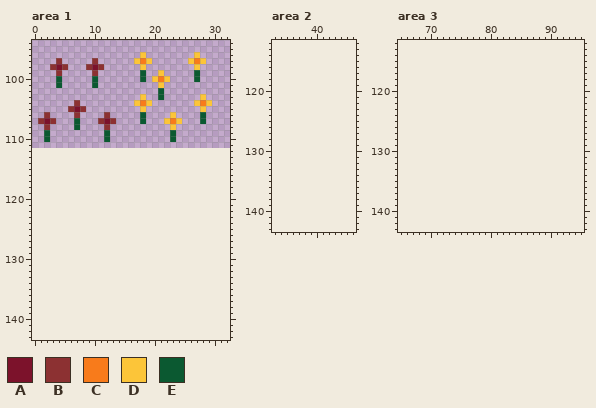
File history of a pixel-art file, world/overworld/tilemap.aseprite. Above is the file before it was changed.
112x112 pixels, 1 frame. Shown: area 1: x 0..32, y 94..143; area 2: x 33..46, y 112..143; area 3: x 65..95, y 112..143. The old version is drawn lined up with the new one, on the new canvas. The commit also changed other parts of the picture, which this record leaves out.
Palette (. is transparent): A #7c122b  B #8c3132  C #f87b1b  D #fcc539  E #0b5931
Pixels before, area 1, first column x 1:
 96 .................D........D..
 97 ...B.....B......DCD......DCD.
 98 ..BAB...BAB......D........D..
 99 ...B.....B.......E..D.....E..
100 ...E.....E.......E.DCD....E..
101 ...E.....E..........D........
102 ....................E........
103 .................D..E......D.
104 ......B.........DCD.......DCD
105 .....BAB.........D.........D.
106 .B....B....B.....E....D....E.
107 BAB...E...BAB....E...DCD...E.
108 .B....E....B..........D......
109 .E.........E..........E......
110 .E.........E..........E......
The result:
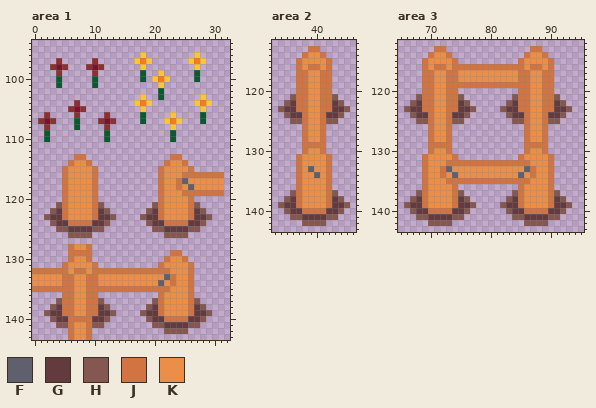
Colours new in this view: F #5f5f6e  G #633b3f  H #845750  J #d17441  K #eb8f48
What changed:
canvas 112x112 -> 128x144
Changed rows in their new state; - is an unchanged pixel.
Area 1:
first column x 0:
113 -------JJ--------------JJ-------
114 ------JKKJ------------JKKJ------
115 -----JKKKKJ----------JKKKKJ-----
116 -----JKKKKJ----------JKKKJJJJJJJ
117 -----JKKKKJ----------JKKJFKKKKKK
118 -----JKKKKJ----------JKKJKFKKKKK
119 -----JKKKKJ----------JKKKJJJJJJJ
120 -----JKKKKJ----------JKKKKJ-----
121 ----HJKKKKJH--------HJKKKKJH----
122 ---HGJKKKKJGH------HGJKKKKJGH---
123 --HGGJKKKKJGGH----HGGJKKKKJGGH--
124 ---HGGJJJJGGH------HGGJJJJGGH---
125 ----HHGGGGHH--------HHGGGGHH----
126 ------HHHH------------HHHH------
128 ------JKKJ----------------------
129 ------JJJJ-------------JJ-------
130 ------JKKJ------------JKKJ------
131 -----JKKKKJ----------JKKKKJ-----
132 JJJJJJKJJKJJJJJJJJJJJJJKKKJ-----
133 KKKKKJJKKJJKKKKKKKKKKKFJKKJ-----
134 KKKKKJJKKJJKKKKKKKKKKFKJKKJ-----
135 JJJJJJJKKJJJJJJJJJJJJJJKKKJ-----
136 -----JJKKJJ----------JKKKKJ-----
137 ----HJJKKJJH--------HJKKKKJH----
138 ---HGJJKKJJGH------HGJKKKKJGH---
139 --HGGJJKKJJGGH----HGGJKKKKJGGH--
140 ---HGGJJJJGGH------HGGJJJJGGH---
141 ----HHJKKJHH--------HHGGGGHH----
142 ------JKKJ------------HHHH------
143 ------JKKJ----------------------
Area 2:
first column x 34:
113 -----JJ-----
114 ----JKKJ----
115 ---JKKKKJ---
116 ---JKJJKJ---
117 ---JJKKJJ---
118 ---JJKKJJ---
119 ---JJKKJJ---
120 ---JJKKJJ---
121 --HJJKKJJH--
122 -HGJJKKJJGH-
123 HGGJJKKJJGGH
124 -HGGJKKJGGH-
125 --HHJKKJHH--
126 ----JKKJ----
127 ----JKKJ----
128 ----JKKJ----
129 ----JJJJ----
130 ----JKKJ----
131 ---JKKKKJ---
132 ---JKKKKJ---
133 ---JKFKKJ---
134 ---JKKFKJ---
135 ---JKKKKJ---
136 ---JKKKKJ---
137 --HJKKKKJH--
138 -HGJKKKKJGH-
139 HGGJKKKKJGGH
140 -HGGJJJJGGH-
141 --HHGGGGHH--
142 ----HHHH----
Area 3:
first column x 66:
113 -----JJ--------------JJ-----
114 ----JKKJ------------JKKJ----
115 ---JKKKKJ----------JKKKKJ---
116 ---JKJJKJJJJJJJJJJJJKJJKJ---
117 ---JJKKJJKKKKKKKKKKJJKKJJ---
118 ---JJKKJJKKKKKKKKKKJJKKJJ---
119 ---JJKKJJJJJJJJJJJJJJKKJJ---
120 ---JJKKJJ----------JJKKJJ---
121 --HJJKKJJH--------HJJKKJJH--
122 -HGJJKKJJGH------HGJJKKJJGH-
123 HGGJJKKJJGGH----HGGJJKKJJGGH
124 -HGGJKKJGGH------HGGJKKJGGH-
125 --HHJKKJHH--------HHJKKJHH--
126 ----JKKJ------------JKKJ----
127 ----JKKJ------------JKKJ----
128 ----JKKJ------------JKKJ----
129 ----JJJJ------------JJJJ----
130 ----JKKJ------------JKKJ----
131 ---JKKKKJ----------JKKKKJ---
132 ---JKKKJJJJJJJJJJJJJJKKKJ---
133 ---JKKJFKKKKKKKKKKKKFJKKJ---
134 ---JKKJKFKKKKKKKKKKFKJKKJ---
135 ---JKKKJJJJJJJJJJJJJJKKKJ---
136 ---JKKKKJ----------JKKKKJ---
137 --HJKKKKJH--------HJKKKKJH--
138 -HGJKKKKJGH------HGJKKKKJGH-
139 HGGJKKKKJGGH----HGGJKKKKJGGH
140 -HGGJJJJGGH------HGGJJJJGGH-
141 --HHGGGGHH--------HHGGGGHH--
142 ----HHHH------------HHHH----
